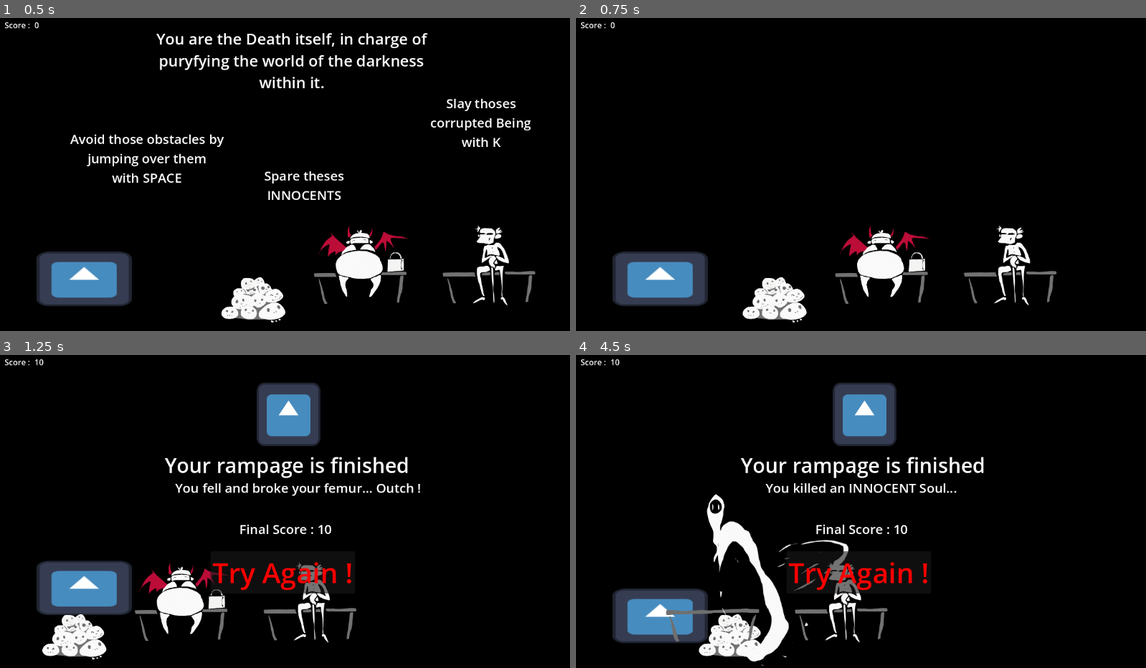
Above: before the commit, frames 1-4 (two rows, left to right).
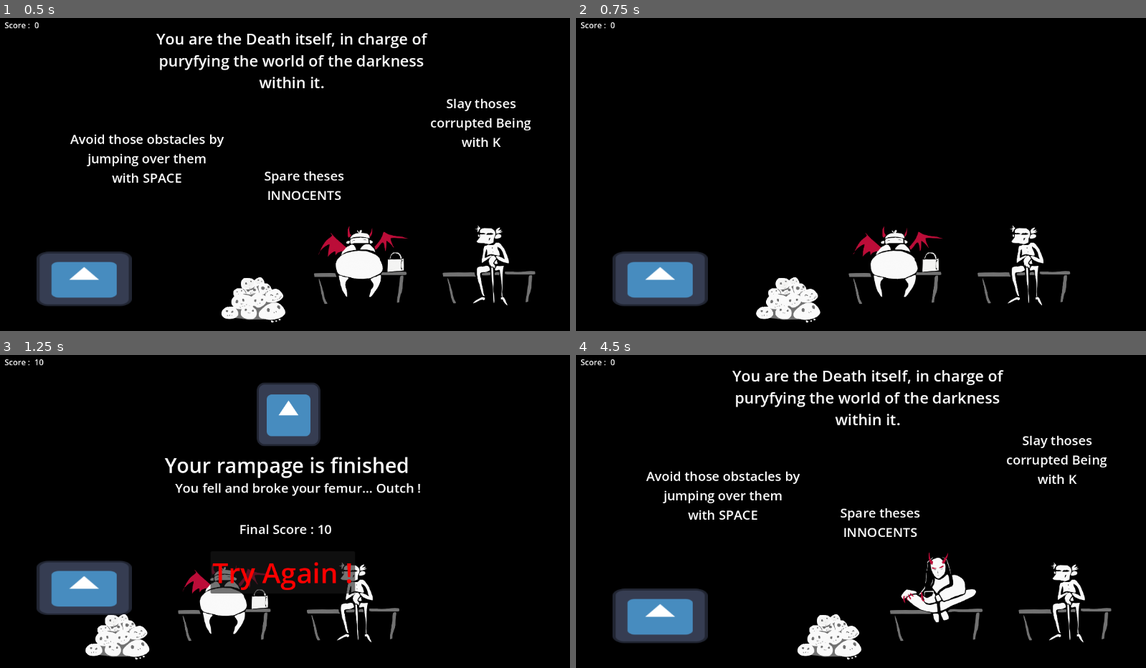
Above: after the commit, the same moments.

Repository: Guillemain/trijam
Game: Godot game, scene res://main.tscn
Same seed, same stepped clock (60 frames per second), same inputs: the game is played once before the commit and once after it. The engine's default icon, where the game draws it, is replaced by a stand-in: a white triangle on a blue panel in a dark square.
Inputs (mouse positions are in pixels of both pictures, inside the frame that each line leads up to):
- Up to frame 1 (0.5 s): no input
- Up to frame 2 (0.75 s): tap Enter at 0.5 s; move the mouse to (986, 152) at 0.52 s; press the mouse at (986, 152) at 0.53 s
- Up to frame 3 (1.25 s): tap Space (jump) at 0.77 s
- Up to frame 4 (4.5 s): release the mouse at (986, 489) at 1.25 s; click "Try Again !" at 1.25 s; tap Space (jump) at 2, 2.27 s; move the mouse to (747, 524) at 2.02 s; click (747, 524) at 2.1 s; click "Try Again !" at 2.75 s; tap Enter at 3.5 s; move the mouse to (918, 436) at 3.52 s; press the mouse at (918, 436) at 3.53 s; release the mouse at (918, 436) at 4.25 s; click (861, 570) at 4.25 s, where only the run after the commit has a clickable "Try Again !"

Frame 1 is identical in both runs. In frame 2, 3.9% of the frame differs, in the area x 29-87%, y 66-98%; in frame 3, 5.9%; in frame 4, 15%, in the area x 6-94%, y 1-100%.

Commit message:
Speed factor added

Diff:
--- a/trijam-255/Level.gd
+++ b/trijam-255/Level.gd
@@ -1,18 +1,20 @@
 extends Node2D
 
-@export var speed:= 20.0
+@export var speed := 450.0
+@export var currentSpeedFactor := 1.0
+@export var accelerationSpeedFactor := 1.0 / 60.0
 @export var isLevelMoving := false
 
 @export_group("Trunk")
-@export var minDelayTrunk := 0.5
-@export var maxDelayTrunk := 2.0
+@export var minDelayTrunk := 0.8
+@export var maxDelayTrunk := 2.2
 @export var trunk : PackedScene
 
 
 
 @export_group("Peon")
 @export var minDelay := 0.3
-@export var maxDelay := 2.5
+@export var maxDelay := 2.2
 @export_range(0.0, 1.0) var ProbaDevil := 0.33
 @export var devil : PackedScene
 @export var innocent : PackedScene
@@ -26,8 +28,10 @@
 # Called every frame. 'delta' is the elapsed time since the previous frame.
 func _physics_process(delta):
 	if isLevelMoving:
+		currentSpeedFactor += accelerationSpeedFactor * delta
+
 		# move all of its childs.
-		var motionVector := Vector2(-speed * delta, 0.0)
+		var motionVector := Vector2(-speed * delta * currentSpeedFactor, 0.0)
 		for child in $ToMove.get_children():
 			if child is PhysicsBody2D:
 				child.move_and_collide(motionVector)
@@ -56,10 +60,10 @@
 
 func startNextTrunkSpawnTimer():
 	# random time between minTime & MaxTime
-	var rngDelay := minDelayTrunk + randf() * (maxDelayTrunk - minDelayTrunk)
+	var rngDelay := minDelayTrunk / currentSpeedFactor + randf() * (maxDelayTrunk / currentSpeedFactor)
 	$TrunkTimer.start(rngDelay)
 
 func startNextPeonSpawnTimer():
 	# random time between minTime & MaxTime
-	var rngDelay := minDelay + randf() * (maxDelay - minDelay)
+	var rngDelay := minDelay / currentSpeedFactor + randf() * (maxDelay / currentSpeedFactor)
 	$PeonTimer.start(rngDelay)
--- a/trijam-255/Trunk/trunk.tscn
+++ b/trijam-255/Trunk/trunk.tscn
@@ -7,7 +7,7 @@
 
 [node name="Trunk" type="AnimatableBody2D"]
 collision_layer = 4
-collision_mask = 17
+collision_mask = 16
 sync_to_physics = false
 
 [node name="Sprite" type="Sprite2D" parent="."]
--- a/trijam-255/main.tscn
+++ b/trijam-255/main.tscn
@@ -37,8 +37,9 @@
 unique_name_in_owner = true
 position = Vector2(1, -1)
 script = ExtResource("2_c64df")
-speed = 600.0
+accelerationSpeedFactor = 0.04
 isLevelMoving = true
+maxDelayTrunk = 3.0
 trunk = ExtResource("3_tgrgu")
 ProbaDevil = 0.332
 devil = ExtResource("4_ldifs")
